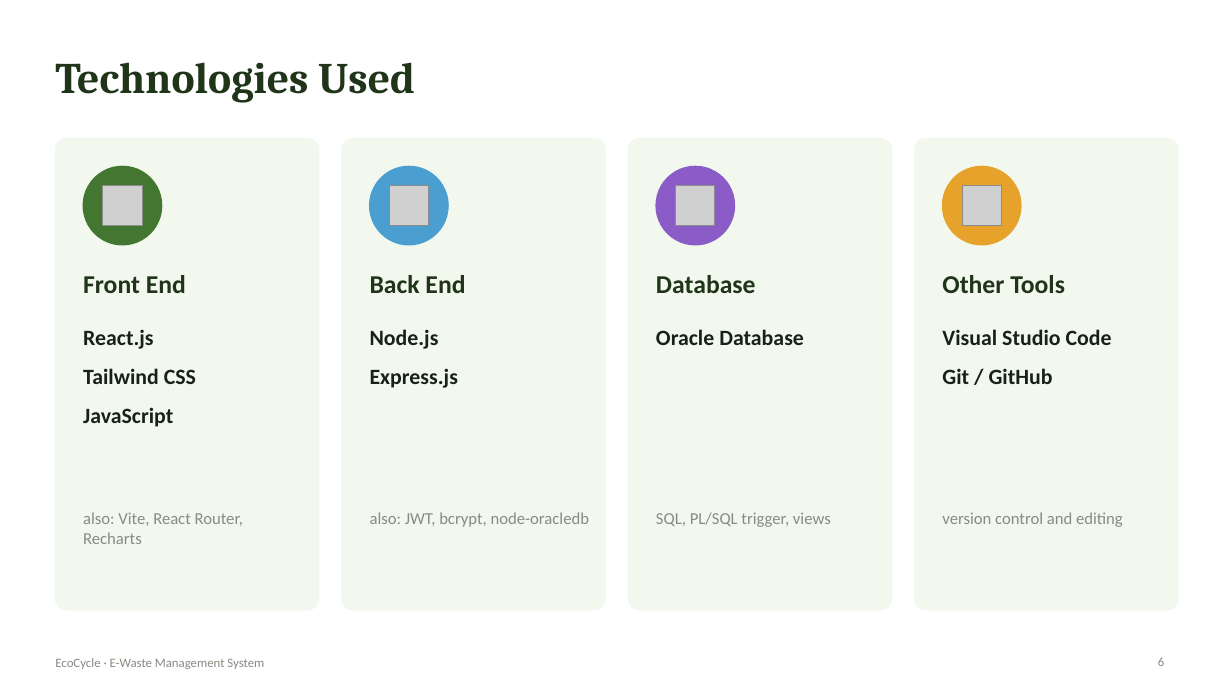
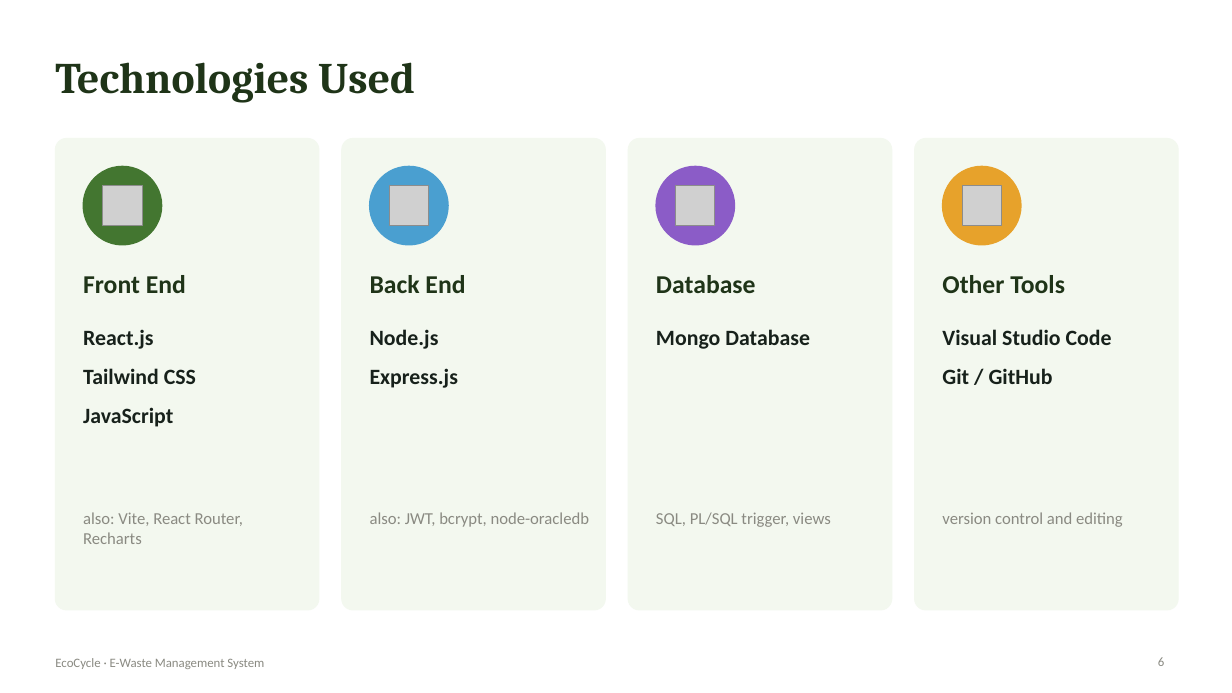
Before and after one commit to Prajj11/E-Waste-Management, a slide deck: slide 6 of EcoCycle_E-Waste_Management_Presentation.pptx. Drawn at 1232x693 pixels with LibreOffice and Linux fonts; fonts in the diff are those of the drawing; grey boxes stand for pictures. Boxes give left, top, right and bottom in pixels: in the first picture for what was removed or moved away, otherwise in the second. Text is boxed around its words. In the diff, an @@ line names an element or a change of style, - is before the commit and + after.

```diff
--- a/EcoCycle_E-Waste_Management_Presentation.pptx
+++ b/EcoCycle_E-Waste_Management_Presentation.pptx
@@ text at <box>656,329,810,349</box>: text changed @@
-Oracle Database
+Mongo Database
```
Also in this commit, not shown: 2 other slides changed, 57 other files.
